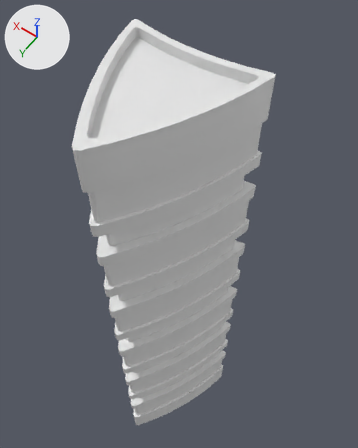
One commit to the FBX model Assets/Models/Build/L_Build_1.fbx: the scene before it, then after it.
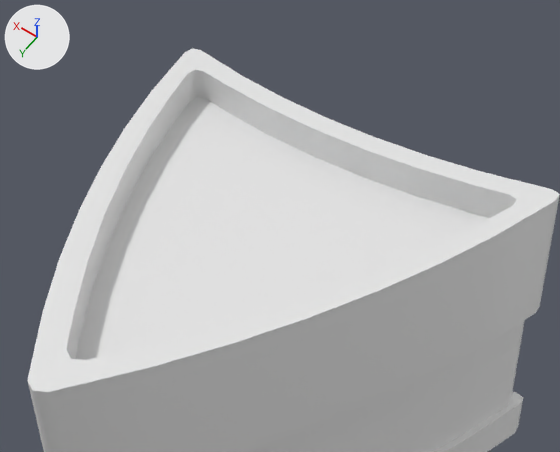
Old and new are each drawn whole from a 50 mm lens placed at (-20.2, 25.7, 86.1), pointed at (2.1, -5.6, 37.0) and again close up on the part from 17% to 77% of the width and 0% to 39% of the height. Arrows for +X, +Y and +Z are at upper left; the lights stay in place.

The first close-up shows '1'.
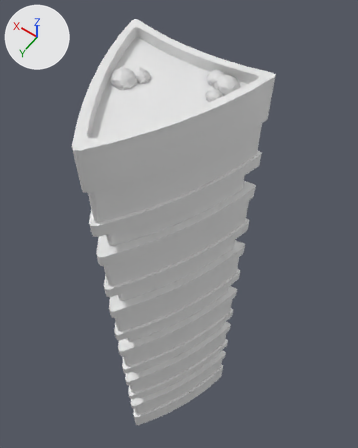
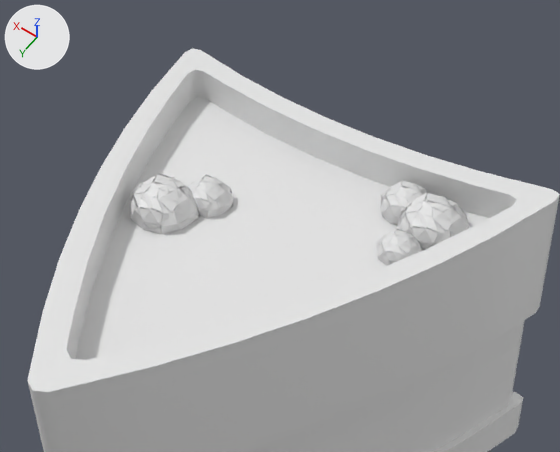
The newer file is also turned or shifted as a whole; pictures and numbers use the older file's frame.

Where the change shows, as pixel boxes [x1, y1, x2, y2] in the close-ups (560 x 452 px):
part 1 of me_circle_005, built on: after [129, 173, 469, 266]

Edits to the bpy script that builds the scene:
```text
Change me_circle_005:
    used by ob_1; location = (0.0, 0.0, 0.0)
    remove me_circle_005.from_pydata(...)  # 3178 vertices, 3132 faces; spans x -7.1..7.1, y -5.9..9.7, z -0.1..62.6
    add me_circle_005.from_pydata(...)  # 5858 vertices, 4632 faces; spans x -7.1..7.1, y -5.9..9.7, z -0.1..62.6
    me_circle_005 part 1: 3 vertices removed from x -6.2..6.2, y -4.8..8.3, z 52.8; 2695 vertices added at x -5.4..4.1, y -4.4..1.9, z 60.9..62.6
```
